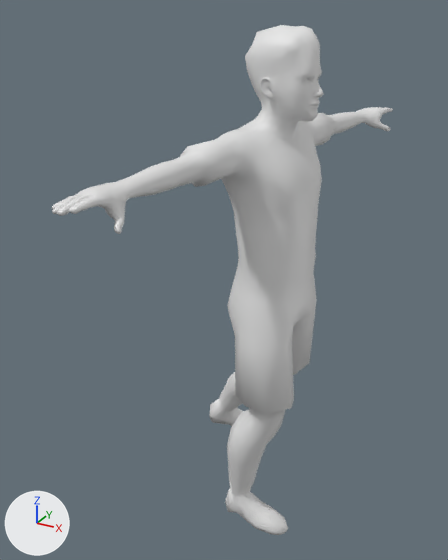
A saved change to the OBJ model res/playerAnim/player_000040.obj.
Both versions are drawn from a camera (50 mm lens) standing at (3.98, -8.64, 4.68) and looking at (-0.75, -0.02, 0.37). Every picture has the same lights, and +X, +Y and +Z are marked at lower left. Where no turn or scale is listed for an object, it has been applied to the vertices.

Objects in the first picture: 'soccerplayer_mesh'.
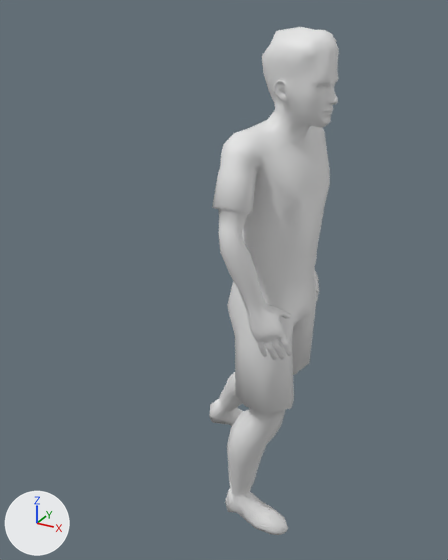
Diff of the bpy script that builds the scene:
```diff
--- a/res/playerAnim/player_000040.obj.py
+++ b/res/playerAnim/player_000040.obj.py
@@ me_soccerplayer_mesh @@
 # used by ob_soccerplayer_mesh; location = (0.0, 0.0, 0.0)
-me_soccerplayer_mesh.from_pydata(...)  # 2430 vertices, 4792 faces; spans x -1.88..0.93, y -4.19..4.16, z -4.48..4.46
+me_soccerplayer_mesh.from_pydata(...)  # 2430 vertices, 4792 faces; spans x -1.88..1.11, y -1.58..1.99, z -4.48..4.44
+# me_soccerplayer_mesh part 1: 1971 of 2430 vertices moved; they spanned x -0.62..0.93, y -4.19..4.16, z 0.35..4.46 and now span x -0.51..1.11, y -1.58..1.43, z -0.39..4.44; mean shift (0.27, 0.01, -1.23); largest move (-0.34, -4.19, 2.8) -> (0.85, -1.04, -0.2)
```

Changed parts and their boxes [x1, y1, x2, y2] in the pictures (448 x 560 px; the box of a moved part takes in the faces that stretch with it):
'soccerplayer_mesh', reshaped (62% narrower): before [52, 25, 393, 535]; after [209, 27, 339, 535]
part 1 of me_soccerplayer_mesh, moved or reshaped: before [52, 25, 393, 326]; after [212, 27, 339, 360]
